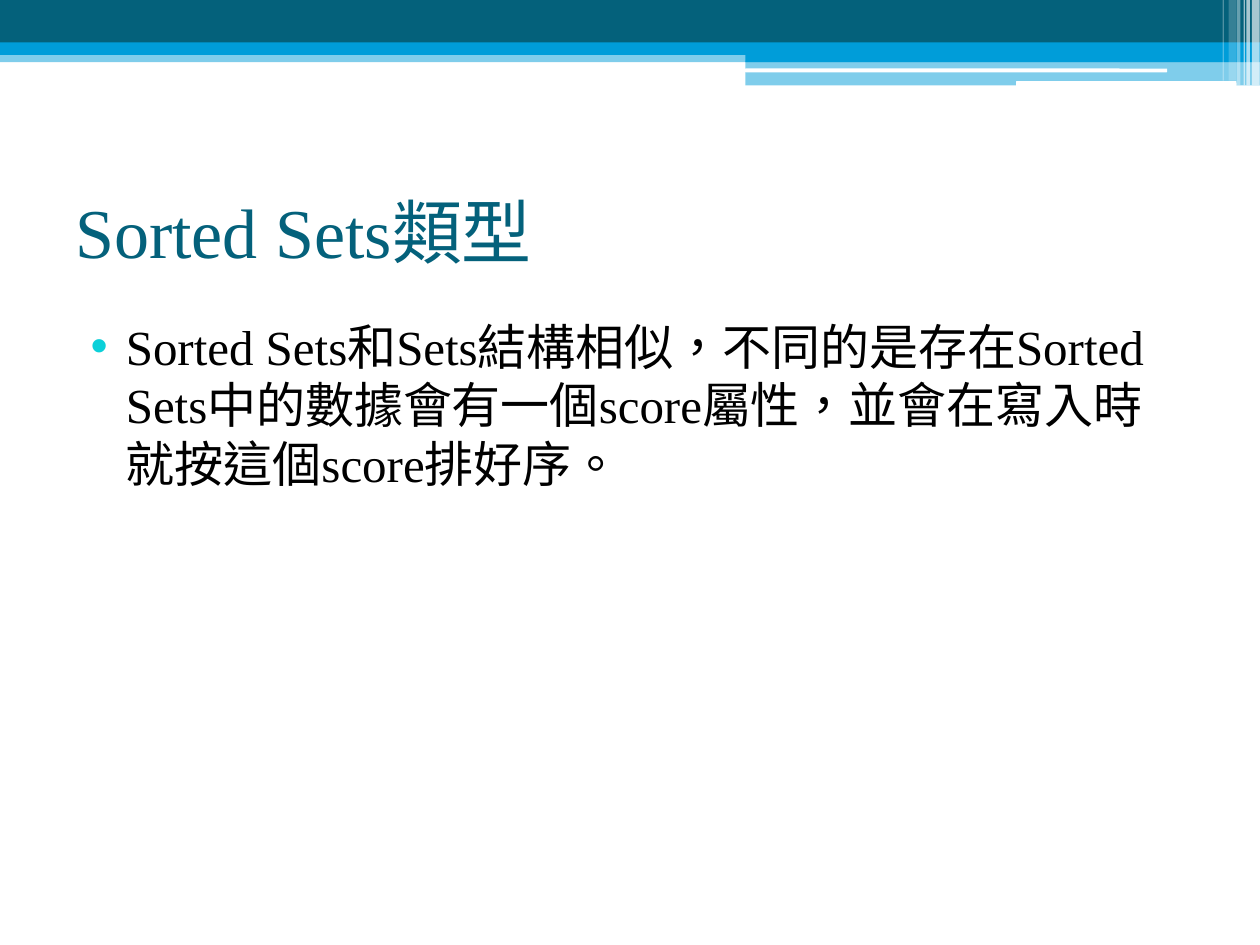
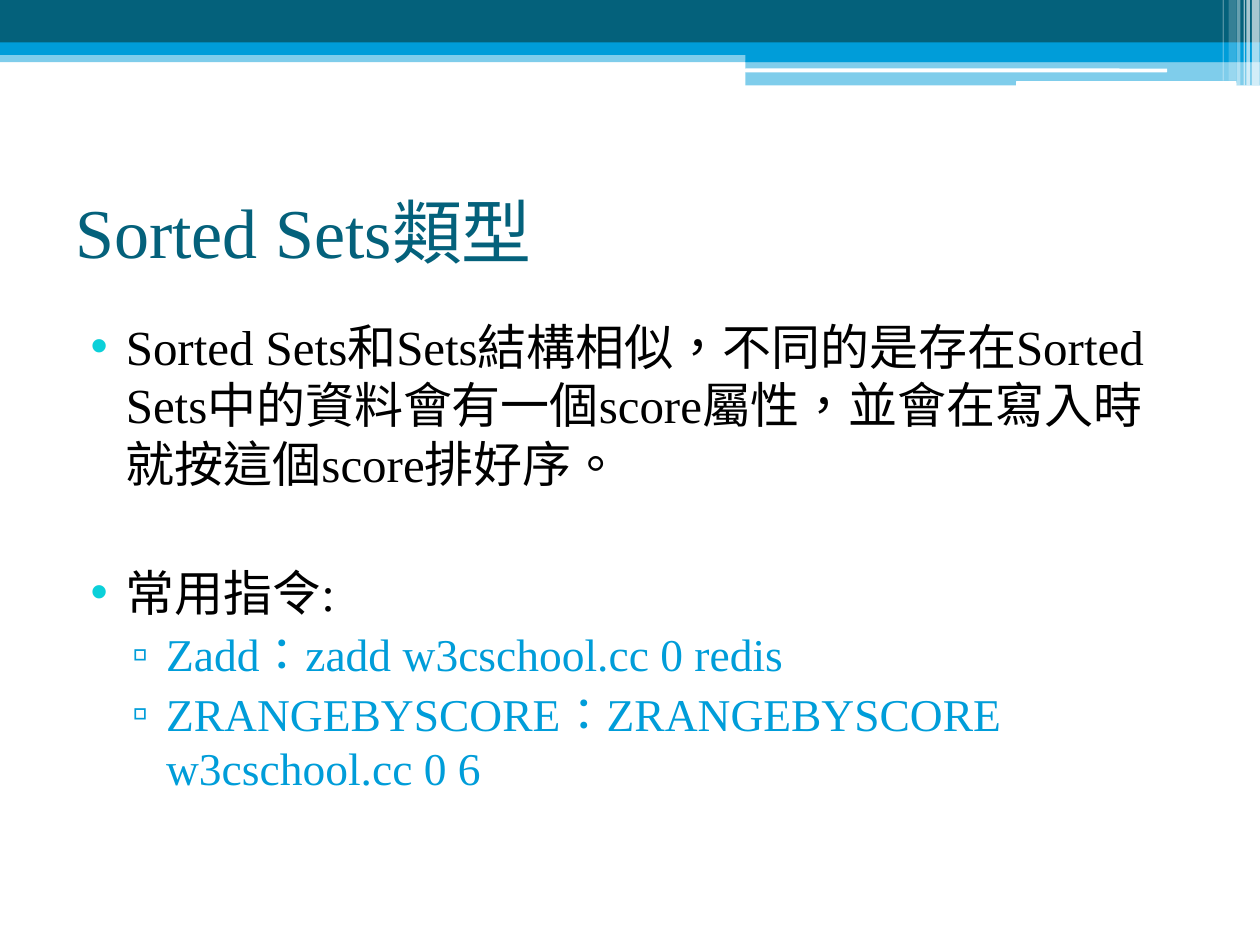
Before and after one commit to family2099/ReadSoccerData, a slide deck: slide 20 of 爬蟲與redis.pptx. Drawn at 1260x945 pixels with LibreOffice and Linux fonts; fonts in the diff are those of the drawing. Boxes give left, top, right and bottom in pixels: in the first picture for what was removed or moved away, otherwise in the second. Text is boxed around its words. In the diff, an @@ line names an element or a change of style, - is before the commit and + after.

Commit message:
加入redis指令與小修改

```diff
--- a/爬蟲與redis.pptx
+++ b/爬蟲與redis.pptx
@@ text at (x1=126, y1=326, x2=1144, y2=786): text changed @@
-• Sorted Sets和Sets結構相似，不同的是存在Sorted Sets中的數據會有一個score屬性，並會在寫入時就按這個score排好序。
+• Sorted Sets和Sets結構相似，不同的是存在Sorted Sets中的資料會有一個score屬性，並會在寫入時就按這個score排好序。
+• 常用指令:
+  ▫ Zadd：zadd w3cschool.cc 0 redis
+  ▫ ZRANGEBYSCORE：ZRANGEBYSCORE w3cschool.cc 0 6
```
Also in this commit, not shown: 7 other slides changed.
